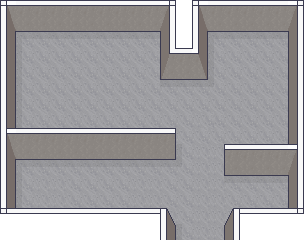
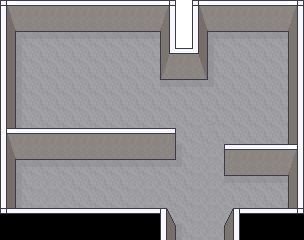
Before/after of a 304px x 240px layered artwork. What changed in the layer stack:
removed layer "Gym_layer_1.png" over [0, 214, 304, 240]
added layer "Foregrund" above "Background copy" over [0, 214, 304, 240]
added layer "Background copy" over [0, 214, 304, 240]
